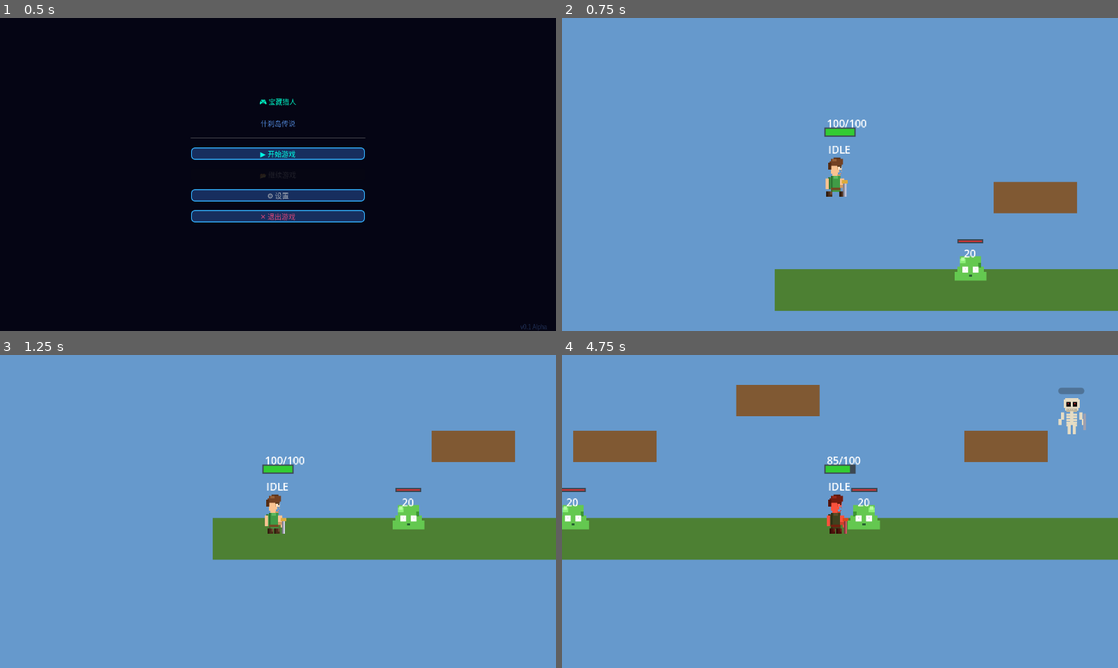
Above: before the commit, frames 1-4 (two rows, left to right).
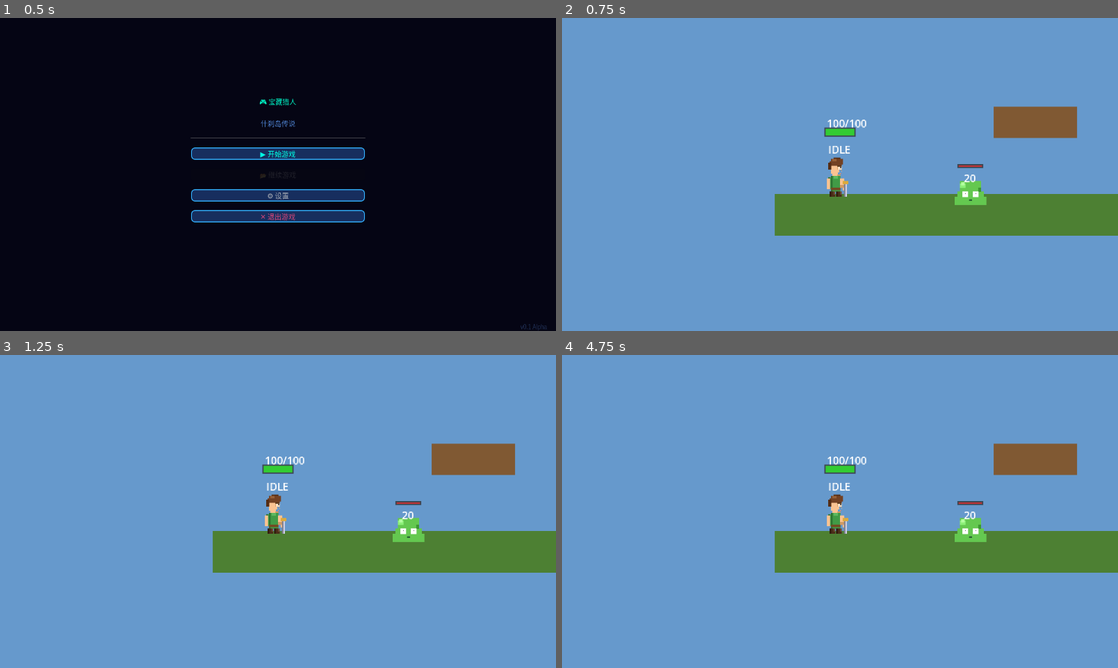
Above: after the commit, the same moments.

Repository: wenzy-tech/godot-adventure
Game: Godot game, scene res://Levels/TitleScreen.tscn
Two runs of this game, one before a commit and one after it. Both use one fixed random seed, a clock stepped at 60 frames per second and the inputs below.
Inputs:
- Up to frame 1 (0.5 s): no input
- Up to frame 2 (0.75 s): click "▶ 开始游戏" at 0.5 s
- Up to frame 3 (1.25 s): no input
- Up to frame 4 (4.75 s): tap Enter at 1.25 s; hold D 1.28-2.78 s; tap J at 1.35, 2.85, 4.35 s; tap W at 1.52, 2.27, 3.77, 4.52 s; tap Shift at 2.1, 3.6 s; hold A 2.78-3.53 s; hold D from 3.53 s (still down)

Frame 1 is identical in both runs. In frame 2, 19% of the frame differs, in the area x 38-100%, y 28-94%; in frame 3, 6.8%; in frame 4, 17%.
Error after the commit: Parse Error: Expected indented block after "else" block. (res://Player/Player.gd:357)

Commit message:
Increase enemy HP to 100 for hit feedback testing

Diff:
--- a/Enemies/BaseEnemy.gd
+++ b/Enemies/BaseEnemy.gd
@@ -5,7 +5,7 @@
 # BASE ENEMY - 敌人基类
 # ============================================
 
-@export var max_hp: int = 30
+@export var max_hp: int = 100
 @export var damage: int = 10
 @export var move_speed: float = 100.0
 @export var detection_range: float = 200.0
--- a/Player/Player.gd
+++ b/Player/Player.gd
@@ -347,7 +347,6 @@
 	if body in attack_hit_history:
 		return
 	if not is_attacking:
-		print("DEBUG: is_attacking=false, not processing hit")
 		return
 
 	attack_hit_history.append(body)
@@ -355,10 +354,7 @@
 	if body.has_method("take_damage"):
 		var damage = GameState.get_attack_damage(normal_attack_damage)
 		var knockback = Vector2(facing_direction * 300, -100)
-		print("DEBUG: Hit ", body.name, " damage=", damage, " knockback=", knockback)
-		body.take_damage(damage, knockback)
-	else:
-		print("DEBUG: Body ", body.name, " has no take_damage method")
+	else:
 
 func take_damage(amount: int, knockback: Vector2 = Vector2.ZERO) -> void:
 	if GameState.has_shield or current_state == STATE_DODGE or invicible_timer > 0:
